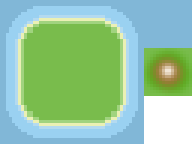
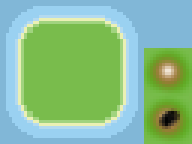
Comparing the layer stacks of the two 192 x 144 images. Changes:
added layer "Layer 1" above "Rectangle 2" over [144, 96, 192, 144]
